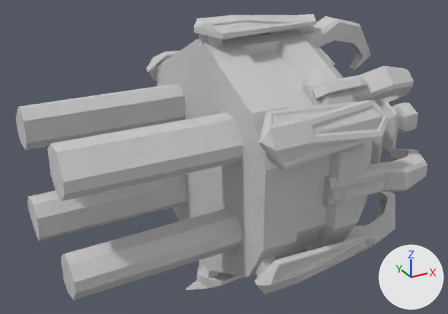
The FBX model Working/Playership/Turret/LaserAttachment.FBX, before and after one commit.
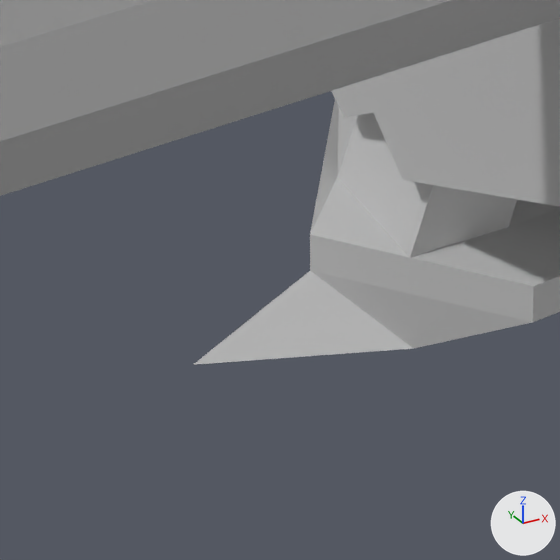
Old and new are each drawn whole from a camera (50 mm lens) standing at (-0.493, -0.761, 0.855) and looking at (-0.055, 0.035, 0.457) and again close up on the part from 36% to 50% of the width and 80% to 99% of the height. Lighting does not change. The marker at lower right points along +X, +Y and +Z. Where no turn or scale is listed for an object, it has been applied to the vertices.
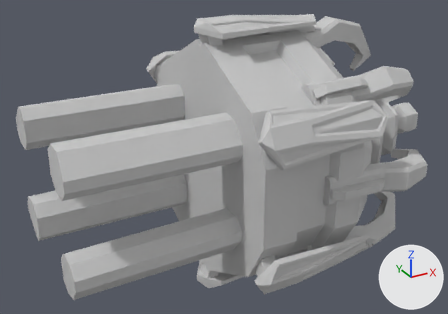
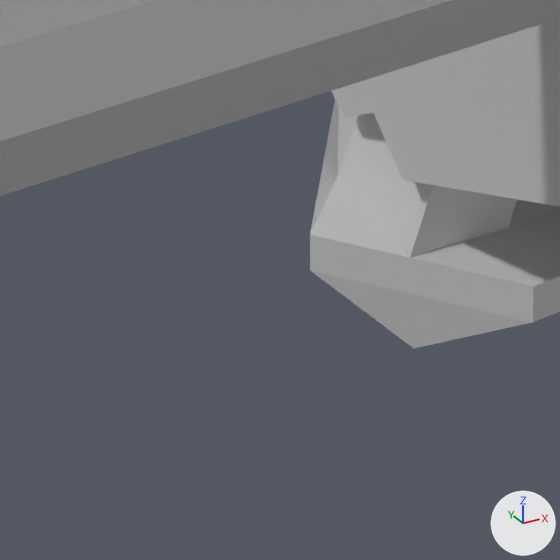
Where the change shows, as pixel boxes (x1, y1, x2, y2) in the close-ups (560 x 560 px; the box of a moved part takes in the faces that stretch with it):
```json
{"object": "Cylinder012", "change": "reshaped", "before": [193, 100, 560, 365], "after": [310, 100, 560, 348]}
{"part": 1, "of": "me_mesh_002", "change": "moved or reshaped", "before": [193, 271, 414, 365], "on screen": "not visible afterwards"}
```

Edits to the scene script, one JSON object a line:
```json
{"block": "me_mesh_002", "where": "me_mesh_002.from_pydata(...)  # 348 vertices, 692 faces; spans x -0.08..0.15, y -0.2..0.2, z -0.223..0.22"}
{"block": "me_mesh_002", "where": "# used by ob_cylinder012; location = (-0.0584, 0.0188, 0.4619)"}
{"block": "me_mesh_002", "change": "me_mesh_002 part 1"}
{"op": "set", "path": "me_mesh_002.vertices[191].co", "old": "(-0.08, 0.002, -0.223)", "new": "(-0.043, 0.002, -0.223)", "note": "pixel (192, 364) -> not seen"}
```
